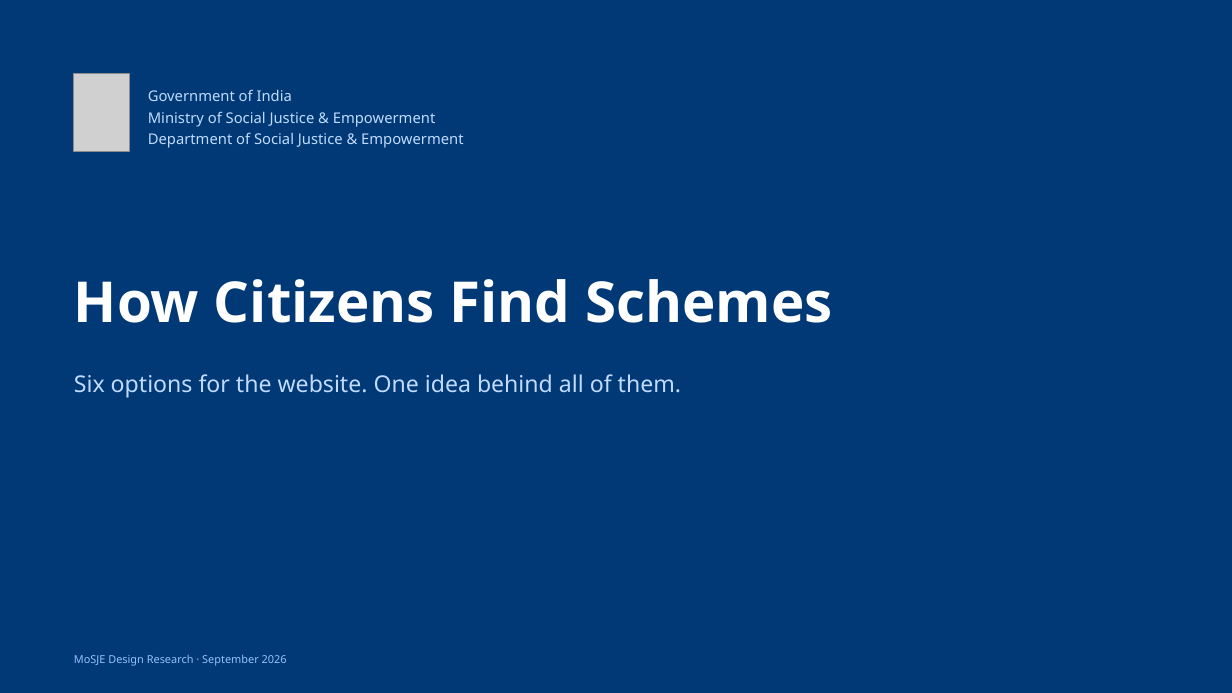
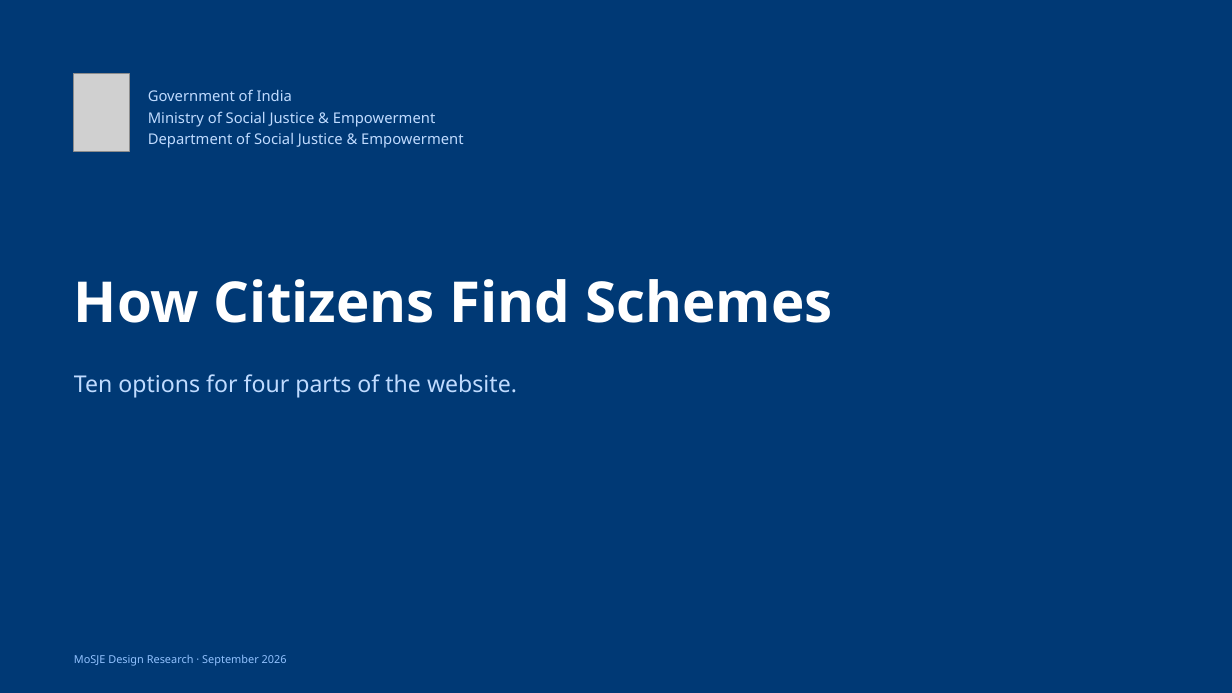
Before and after one commit to AkashShivanand/mosje, a slide deck: slide 1 of docs/plans/MoSJE-Service-Discovery-Options.pptx. Drawn at 1232x693 pixels with LibreOffice and Linux fonts; fonts in the diff are those of the drawing; grey boxes stand for pictures. Boxes give left, top, right and bottom in pixels: in the first picture for what was removed or moved away, otherwise in the second. Text is boxed around its words. In the diff, an @@ line names an element or a change of style, - is before the commit and + after.

```diff
--- a/docs/plans/MoSJE-Service-Discovery-Options.pptx
+++ b/docs/plans/MoSJE-Service-Discovery-Options.pptx
@@ text at <box>74,374,517,398</box>: text changed @@
-Six options for the website. One idea behind all of them.
+Ten options for four parts of the website.
```
Also in this commit, not shown: 5 other slides changed, 5 slides added, 6 other files.
